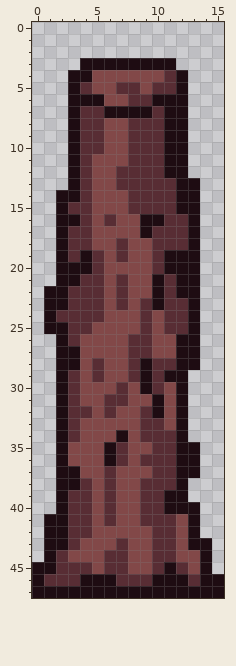
Pixel-art sprite, stored at DaveryProjectMain/Assets/Sprites/log - sturdy.png. The picture above is the old version.
The file is 16x48 pixels. Pixels under 10% opacity are left out.
After:
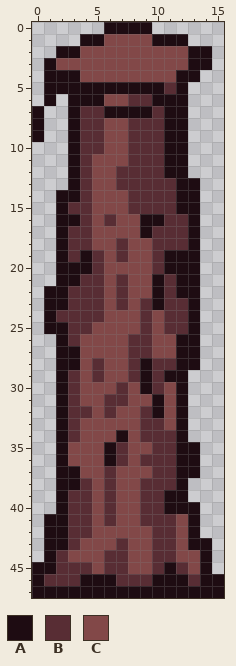
Palette (. is transparent): A #1e0c12  B #582d34  C #824848
What changed:
y 0: x 6..9 .... -> AAAA
y 1: x 4..12 ......... -> AACCCCAAA
y 2: x 2..14 ............. -> AACCCCCCCCCAA
y 3: x 1..14 ...AAAAAAAA... -> ACCCCCCCCCCCAA
y 4: x 1..2 .. -> AA; x 4 A -> C; x 11 B -> C; x 13 . -> A
y 5: x 1..2 .. -> AA; x 4..10 BCCBBCB -> AAAAAAA
y 6: x 1 . -> A
y 7..9: x 0 . -> A
Boxes around the changes in both pictures, in picture pixels (x1, y1, x2, y2):
changed: (32, 22, 212, 142)
